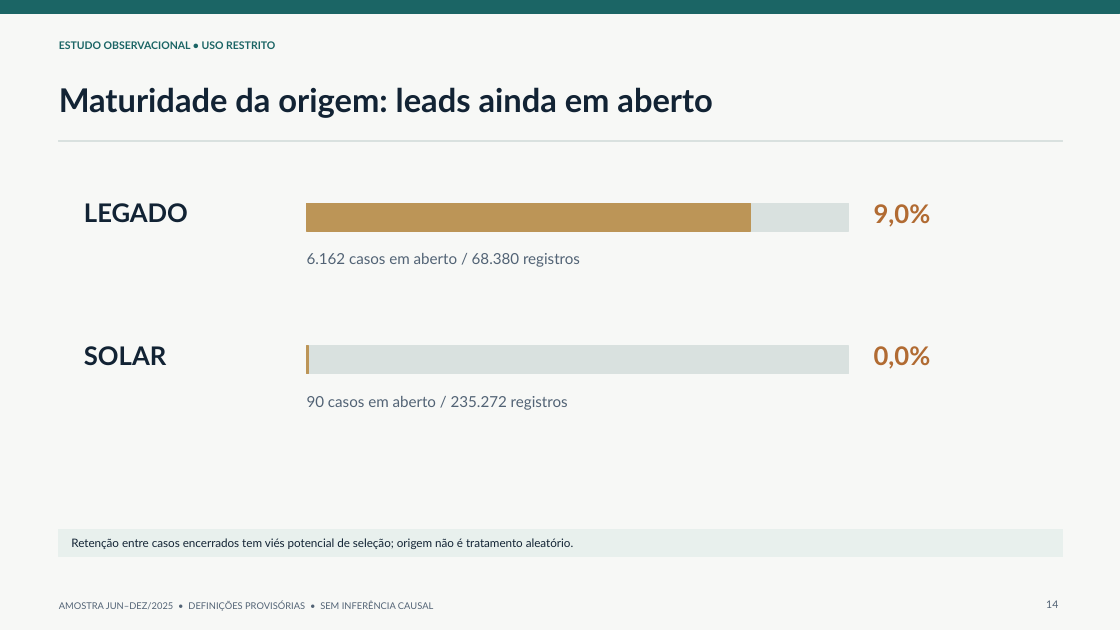
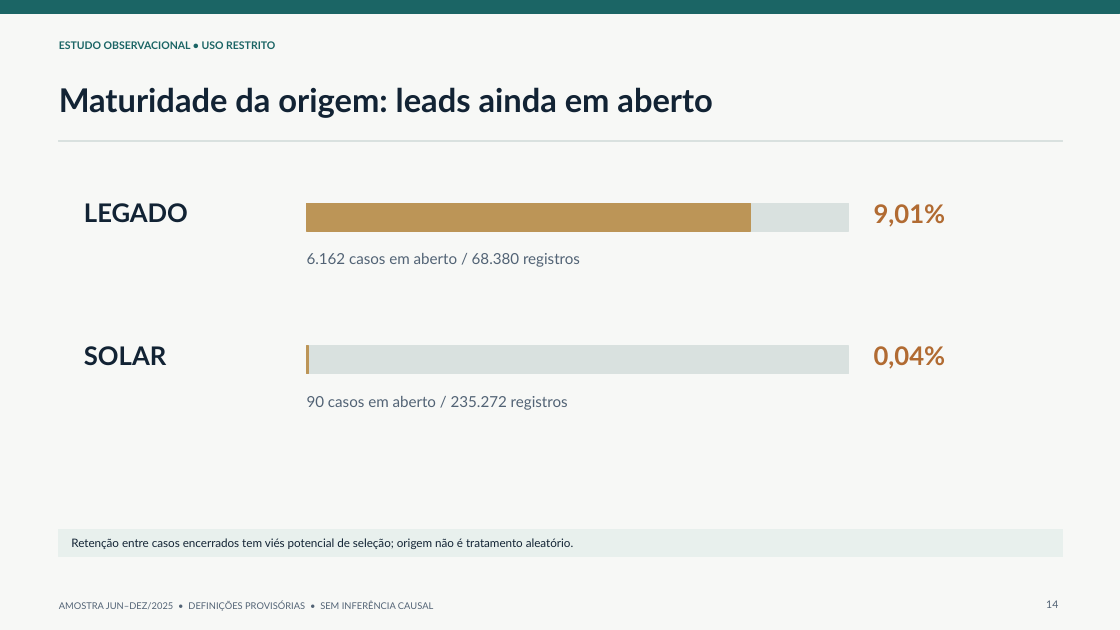
Before and after one commit to renatomenendes/customer-retention-analytics, a slide deck: slide 14 of presentations/Case_Retencao_Resultados_e_Descobertas_2025.pptx. Drawn at 1120x630 pixels with LibreOffice and Linux fonts; fonts in the diff are those of the drawing. Boxes give left, top, right and bottom in pixels: in the first picture for what was removed or moved away, otherwise in the second. Text is boxed around its words. In the diff, an @@ line names an element or a change of style, - is before the commit and + after.

Commit message:
study: show precise pending-case percentages in executive slides

```diff
--- a/presentations/Case_Retencao_Resultados_e_Descobertas_2025.pptx
+++ b/presentations/Case_Retencao_Resultados_e_Descobertas_2025.pptx
@@ text at [874, 204, 946, 227]: text changed @@
-9,0%
+9,01%
@@ text at [874, 346, 946, 369]: text changed @@
-0,0%
+0,04%
```
